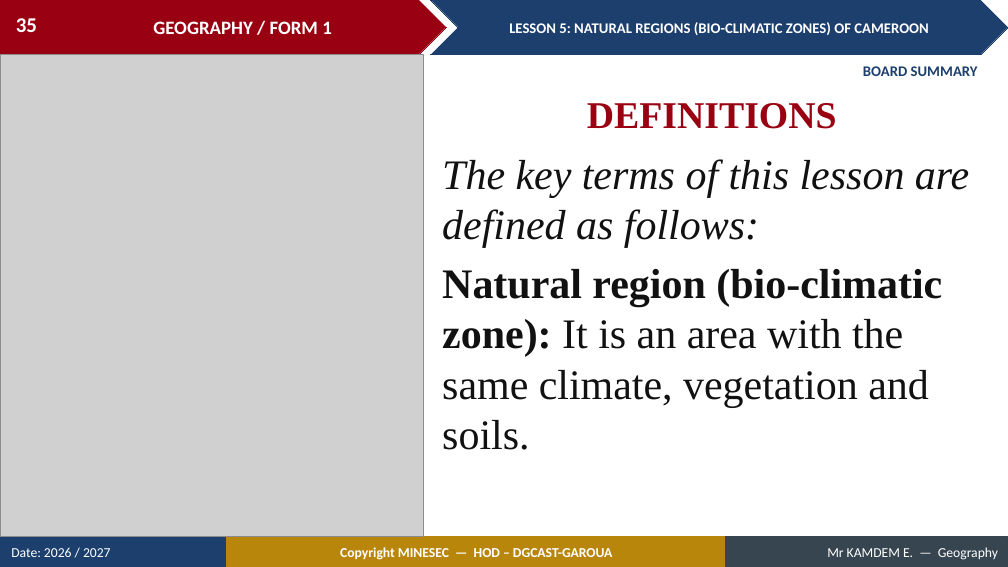
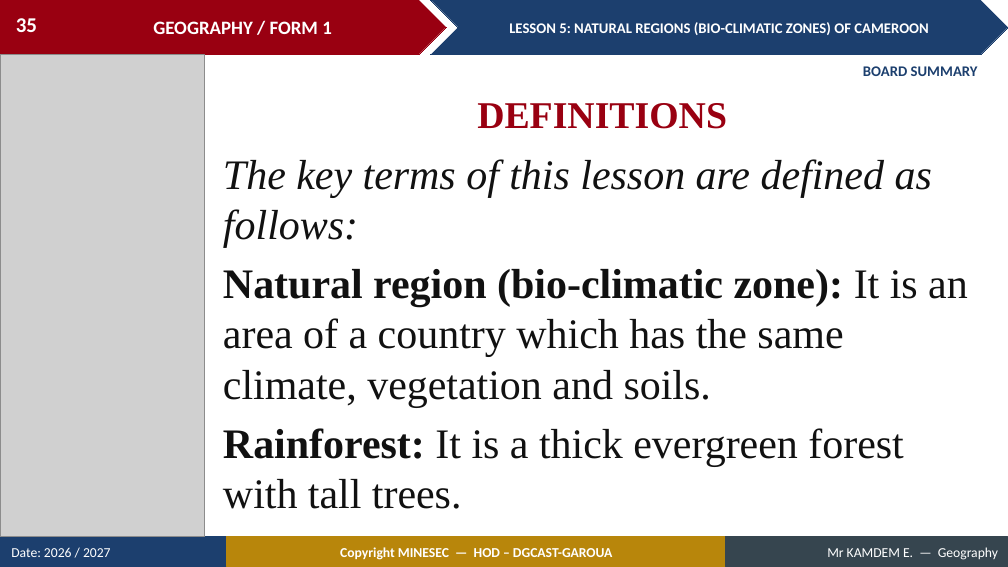
Before and after one commit to Berthautk/linea-github, a slide deck: slide 35 of lecons/F1/08_F1_M2_L05_Natural_Regions_Bio_climatic_Zones_of_Cameroon.pptx. Drawn at 1008x567 pixels with LibreOffice and Linux fonts; fonts in the diff are those of the drawing; grey boxes stand for pictures. Boxes give left, top, right and bottom in pixels: in the first picture for what was removed or moved away, otherwise in the second. Text is boxed around its words. In the diff, an @@ line names an element or a change of style, - is before the commit and + after.

```diff
--- a/lecons/F1/08_F1_M2_L05_Natural_Regions_Bio_climatic_Zones_of_Cameroon.pptx
+++ b/lecons/F1/08_F1_M2_L05_Natural_Regions_Bio_climatic_Zones_of_Cameroon.pptx
@@ picture: place and size @@
-picture at box(0, 54, 423, 537)
+picture at box(0, 54, 204, 537)
@@ text "DEFINITIONS": place and size @@
-text "DEFINITIONS" at box(587, 103, 837, 129)
+text "DEFINITIONS" at box(477, 103, 727, 129)
@@ text "The key terms of this ...": place and size @@
-text "The key terms of this ..." at box(442, 159, 969, 450)
+text "The key terms of this ..." at box(223, 159, 968, 509)
@@ text at box(223, 269, 968, 509): text changed @@
-Natural region (bio-climatic zone): It is an area with the same climate, vegetation and soils.
+Natural region (bio-climatic zone): It is an area of a country which has the same climate, vegetation and soils.
+Rainforest: It is a thick evergreen forest with tall trees.
```
Also in this commit, not shown: 32 other slides changed, 20 slides added, 4 slides removed, 5 other files.
